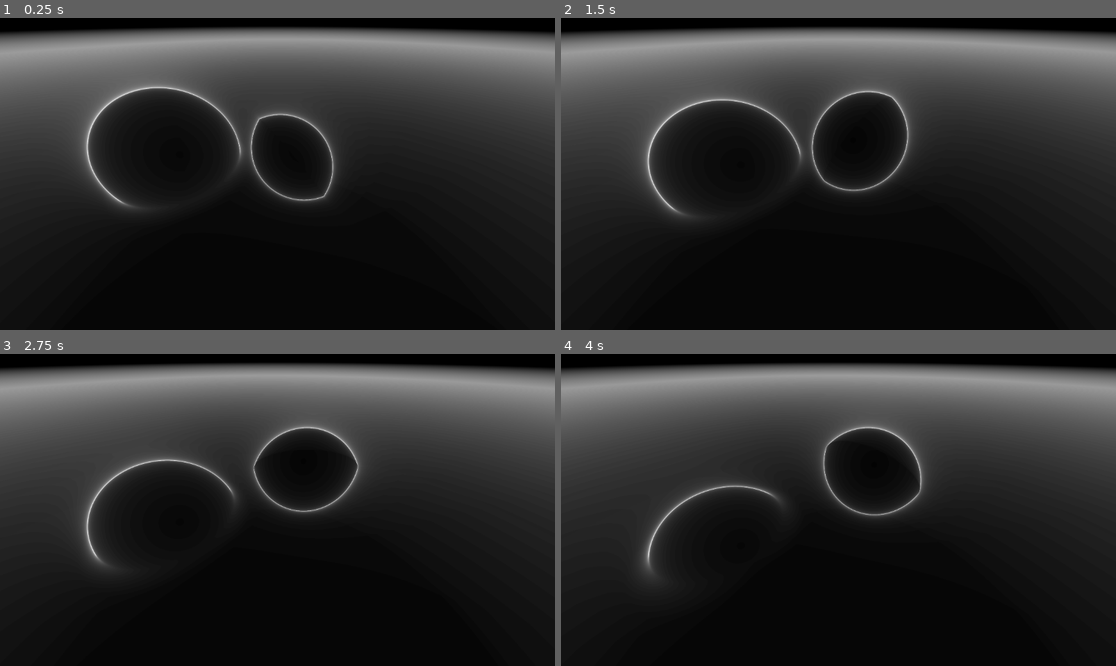
Above: before the commit, frames 1-4 (two rows, left to right).
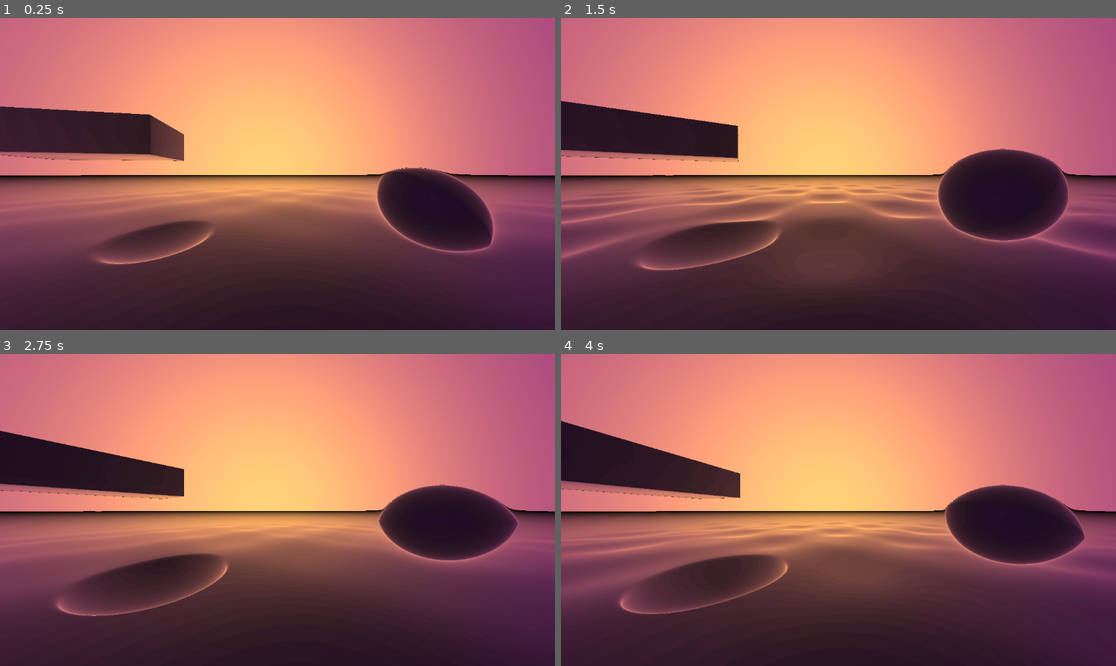
Above: after the commit, the same moments.

Repository: OfficialPixelBrush/RayMGoDot
Game: Godot game, scene res://node_3d.tscn
The game is run twice, just before and just after one commit, with the same random seed, the same clock (stepped at 60 frames per second) and the same inputs.
Inputs:
- Up to frame 1 (0.25 s): no input
- Up to frame 2 (1.5 s): no input
- Up to frame 3 (2.75 s): no input
- Up to frame 4 (4 s): no input

The runs differ from the first frame. In frame 1, 97% of the frame differs, in the area x 0-100%, y 0-100%; in frame 2, 95%; in frame 3, 96%; in frame 4, 95%.
Error after the commit: Invalid call. Nonexistent function 'get_shader_param' in base 'ShaderMaterial'. (res://game.gd:12)

Commit message:
looks cool af

Diff:
--- a/game.gd
+++ b/game.gd
@@ -1,4 +1,6 @@
 extends Node2D
+
+@onready var rayMarchScreen = $Camera2D/CanvasLayer/ColorRect
 
 # Called when the node enters the scene tree for the first time.
 func _ready():
@@ -7,4 +9,5 @@
 
 # Called every frame. 'delta' is the elapsed time since the previous frame.
 func _process(delta):
+	rayMarchScreen.material.get_shader_param("shader_parameter/cameraAngle");
 	pass
--- a/node_3d.tscn
+++ b/node_3d.tscn
@@ -5,14 +5,19 @@
 
 [sub_resource type="ShaderMaterial" id="ShaderMaterial_mwhae"]
 shader = ExtResource("1_ytxxp")
-shader_parameter/light01 = Vector3(2.29, 4.35, -4.275)
-shader_parameter/cameraPosition = Vector3(0, 0, -5)
+shader_parameter/antiAliasingLevel = 0
+shader_parameter/cameraPosition = Vector3(0, 1, -5)
+shader_parameter/cameraRotationAxis = Vector3(0, 1, 0)
+shader_parameter/cameraAngle = 0.075
 shader_parameter/cameraOffset = Vector2(0, 0)
 shader_parameter/fieldOfView = 0.0
-shader_parameter/plane2 = Vector4(0, 1, -1, -1)
-shader_parameter/bgGradient = 1.0
-shader_parameter/bg1 = Vector3(0.1, 0.1, 0.2)
-shader_parameter/bg2 = Vector3(0.455, 0.52, 0.835)
+shader_parameter/plane2 = Vector4(0, 1, 0, 0.5)
+shader_parameter/bgGradient = 0.705
+shader_parameter/bg1 = Vector3(0.535, 0.155, 0.505)
+shader_parameter/bg2 = Vector3(1.385, 1, 0.465)
+shader_parameter/skyboxAxis = Vector3(0.7, 0, 0)
+shader_parameter/skyboxAngle = 4.695
+shader_parameter/voidColor = Vector3(0.59, 0.505, 0.77)
 
 [node name="Node2D" type="Node2D"]
 script = ExtResource("1_w306i")
--- a/raymarch.gdshader
+++ b/raymarch.gdshader
@@ -1,18 +1,29 @@
 shader_type canvas_item;
 render_mode unshaded;
 
-uniform vec3 light01 = vec3(2.29, 4.35, -4.275);
-uniform vec3 cameraPosition = vec3(0.0f,0.0f,-5.0f);
+uniform int antiAliasingLevel = 0;
+uniform vec3 cameraPosition = vec3(0.0f,1.0f,-5.0f);
+uniform vec3 cameraRotationAxis = vec3(0.0f,1.0f,0.0f);
+uniform float cameraAngle = 0.0;
 uniform vec2 cameraOffset = vec2(0.0f,0.0f);
 uniform float fieldOfView = 0.0f;
-uniform vec4 plane2 = vec4(0.0, 1.0, -1.0,-1.0);
-uniform float bgGradient = 1.0f;
-uniform vec3 bg1 = vec3(0.1,0.1,0.2);
-uniform vec3 bg2 = vec3(0.455,0.52,0.835);
+uniform vec4 plane2 = vec4(0.0, 1.0, 0.0,0.5);
+uniform float bgGradient = 4.93;
+uniform vec3 bg1 = vec3(0.275,0.145,0.415);
+uniform vec3 bg2 = vec3(0.98,0.405,0.44);
+uniform vec3 skyboxAxis = vec3(0.4,0.2,0.1);
+uniform float skyboxAngle = 0.5;
+uniform vec3 voidColor = vec3(0.59,0.505,0.77);
 
 void vertex() {
 	// Called for every vertex the material is visible on.
 }
+
+vec3 rot3D(vec3 p, vec3 axis, float angle) {
+	axis = normalize(axis);
+	return mix(dot(axis,p) * axis, p, cos(angle)) + cross(axis,p) * sin(angle);
+}
+
 
 float sdfSphere(vec3 position, vec3 sphereOrigin, float radius) {
     return distance(position, sphereOrigin) - radius;
@@ -25,44 +36,63 @@
     return dot(planeXyz, position) + plane.w;
 }
 
+float sdfWavePlane(vec3 position, vec4 plane, float frequency, float amplitude, vec2 direction) {
+	// Plane equation: plane.x * x + plane.y * y + plane.z * z + plane.w = 0
+	// plane = (A, B, C, D) where (A, B, C) is the plane normal, and D is the plane constant
+	vec3 planeXyz = vec3(plane.x, plane.y, plane.z);
+	float basePlaneDistance = dot(planeXyz, position) + plane.w;
+	// Calculate the wave offset based on position
+	float waveOffset = sin(frequency * (position.x + (direction.x * TIME))) * amplitude;
+	waveOffset *= cos(frequency * (position.z + (direction.y * TIME))) * amplitude ;
+	return basePlaneDistance + waveOffset;
+}
+
 /* Compute distance to a gyroid */
 float sdfGyroid(vec3 p, float k) {
-    p = p * k + TIME;
-    return sin(p.x) * cos(p.y) + sin(p.y) * cos(p.z) + sin(p.z) * cos(p.x);
-}
-
-// From https://www.shadertoy.com/view/4sXXRN
-float dot2( in vec3 v ) { return dot(v,v); }
-float udTriangle( vec3 p, vec3 a, vec3 b, vec3 c )
-{
-  vec3 ba = b - a; vec3 pa = p - a;
-  vec3 cb = c - b; vec3 pb = p - b;
-  vec3 ac = a - c; vec3 pc = p - c;
-  vec3 nor = cross( ba, ac );
-
-  return sqrt(
-    (sign(dot(cross(ba,nor),pa)) +
-     sign(dot(cross(cb,nor),pb)) +
-     sign(dot(cross(ac,nor),pc))<2.0)
-     ?
-     min( min(
-     dot2(ba*clamp(dot(ba,pa)/dot2(ba),0.0,1.0)-pa),
-     dot2(cb*clamp(dot(cb,pb)/dot2(cb),0.0,1.0)-pb) ),
-     dot2(ac*clamp(dot(ac,pc)/dot2(ac),0.0,1.0)-pc) )
-     :
-     dot(nor,pa)*dot(nor,pa)/dot2(nor) );
-}
-
-float opUnion( float d1, float d2 ) {  return min(d1,d2); }
-
-float opSubtraction( float d1, float d2 ) { return max(d1,-d2); }
-
-float opIntersection( float d1, float d2 ) { return max(d1,d2); }
+	p = p * k + TIME;
+	return sin(p.x) * cos(p.y) + sin(p.y) * cos(p.z) + sin(p.z) * cos(p.x);
+}
+
+float sdBox( vec3 p, vec3 b, vec3 t, vec3 rotationAxis, float angle) {
+	p -= t;
+	p = rot3D(p,rotationAxis,angle);
+	vec3 q = abs(p) - b;
+	return length(max(q,0.0)) + min(max(q.x,max(q.y,q.z)),0.0);
+}
+
+float opUnion( float d1, float d2 )
+{
+    return min(d1,d2);
+}
+float opSubtraction( float d1, float d2 )
+{
+    return max(-d1,d2);
+}
+float opIntersection( float d1, float d2 )
+{
+    return max(d1,d2);
+}
+float opXor(float d1, float d2 )
+{
+    return max(min(d1,d2),-max(d1,d2));
+}
 
 float opSmoothUnion( float d1, float d2, float k )
 {
     float h = clamp( 0.5 + 0.5*(d2-d1)/k, 0.0, 1.0 );
     return mix( d2, d1, h ) - k*h*(1.0-h);
+}
+
+float opSmoothSubtraction( float d1, float d2, float k )
+{
+    float h = clamp( 0.5 - 0.5*(d2+d1)/k, 0.0, 1.0 );
+    return mix( d2, -d1, h ) + k*h*(1.0-h);
+}
+
+float opSmoothIntersection( float d1, float d2, float k )
+{
+    float h = clamp( 0.5 - 0.5*(d2-d1)/k, 0.0, 1.0 );
+    return mix( d2, d1, h ) + k*h*(1.0-h);
 }
 
 float mapTheWorld(vec3 p)
@@ -71,19 +101,18 @@
     float value2 = cos(TIME/5.0f)/20.0;
     float value3 = sin(TIME/2.0f);
     float value4 = cos(TIME/2.0f);
-    vec3 circle = vec3(0.0f+value,0.0f+value3,-1.9f+value2 );
+    vec3 circle = vec3(3.0f+value,0.0f+value3,-2.0f+value2 );
     float sphere_1 = sdfSphere(p, circle, 1.0);
-    vec3 circle2 = vec3(0.5f, 0.5f, -1.9f);
+    vec3 circle2 = vec3(3.5f, 0.5f, -2.0f);
     float sphere_2 = sdfSphere(p, circle2, 1.0);
     vec3 circle3 = vec3(-2.5f, -0.5f+value4, -1.0f);
     float sphere_3 = sdfSphere(p, circle3, 1.5);
-    vec3 triP1 = vec3(0.0, 2.0, -1.0);
-    vec3 triP2 = vec3(0.0, 0.0, -1.0);
-    vec3 triP3 = vec3(2.0, 1.0, -2.0);
-    float tri_4 = udTriangle(p, triP1, triP2, triP3);
-    float plane_5 = sdfPlane(p, plane2);
-    vec3 gyroid = vec3(-1.0f, -0.5f, 0.0f);
-    float gyroid_6 = sdfGyroid(p, 15.0f);
+    float plane_5 = sdfWavePlane(p, plane2, 1.0, 0.5*sin(TIME), vec2(1.0,1.0));
+    float plane_6 = sdfWavePlane(p, plane2, 1.211, 0.25*cos(TIME), vec2(1.0,1.0));
+    float gyroid_6 = sdfGyroid(p, 4.0f);
+	vec3 boxSize = vec3(4.0,1.0,2.0);
+	vec3 boxPos = vec3(-10.0,3.0,5);
+	float box_7 = sdBox(p, boxSize, boxPos, vec3(0.0,1.0,0.0), TIME/3.0);
     /*
     vec3 box = { 1.0, 1.0, 1.0};
     vec3 box2 = { 0.0, 0.0, 0.0};
@@ -97,7 +126,9 @@
     // fmax for itersection
     // fmin for both
     float finalDistance = opIntersection(sphere_1,sphere_2);
-	finalDistance = min(opSmoothUnion(plane_5,sphere_3,0.3), finalDistance);
+	finalDistance = min(opSmoothSubtraction(sphere_3,opSmoothIntersection(plane_6,plane_5, 0.1),0.1), finalDistance);
+	finalDistance = min(box_7, finalDistance);
+	//finalDistance = min(pryamid_8, finalDistance);
 	//finalDistance = opSmoothUnion(tri_4, finalDistance,1.0);
     //finalDistance = max(gyroid_6,finalDistance); //fmin(fmax(gyroid_6,plane_5),finalDistance);
     //finalDistance = fmin(box_7,finalDistance);
@@ -127,8 +158,13 @@
 	return a + (b - a) * t;
 }
 
+vec3 interpolateColor(vec3 color1, vec3 color2, float transitionSpeed, float factor) {
+  return mix(color1, color2, smoothstep(0.0, 1.0, transitionSpeed * factor));
+}
+
 vec3 getSkybox(vec3 rayDirection) {
-	return lerp(bg1,bg2,rayDirection.y*bgGradient);
+	rayDirection = rot3D(rayDirection, skyboxAxis, skyboxAngle);
+	return interpolateColor(bg1,bg2,rayDirection.y,bgGradient);
 }
 
 vec3 rayMarch(vec3 rayOrigin, vec3 rayDirection) {
@@ -136,15 +172,24 @@
 	float minDistance = 0.001;
 	float maxDistance = 100.0;
 	float progress = 0.0;
-	vec3 color = vec3(1.0);
+	vec3 color = getSkybox(rayDirection); //vec3(1.0);
 
 	for (int i = 0; i < numberOfSteps; ++i) {
 		vec3 currentPosition = rayOrigin + rayDirection * progress;
 		float distanceToClosest = mapTheWorld(currentPosition);
 		progress += distanceToClosest;
-		color = vec3(float(i))/float(numberOfSteps);
-		if (distanceToClosest < minDistance) { break; }
-		if (progress > maxDistance) { break; }
+		vec3 empty = vec3(float(i))/float(numberOfSteps);
+		color *= (1.0 - empty)*voidColor;
+		color += empty * getSkybox(rayDirection);
+		if (distanceToClosest < minDistance) {
+			//vec3 normal = calculateNormal(currentPosition);
+			//color *= normal;
+			//return getSkybox(rayDirection*normal);
+			break;
+		}
+		if (progress > maxDistance) {
+			return getSkybox(rayDirection);
+		}
 	}
 	color *= 1.0 - vec3(progress / maxDistance);
 	return color;
@@ -157,17 +202,27 @@
 	uv.y *= -1.0;
 	uv.x = uv.x/aspectRatio;
     vec3 rayDirection = normalize(vec3(uv,1.0f) + vec3(cameraOffset,fieldOfView));
-	vec3 offsetX = vec3(SCREEN_PIXEL_SIZE.x*1.5, 0.0, 0.0);
-	vec3 offsetY = vec3(0.0, SCREEN_PIXEL_SIZE.y*1.5, 0.0);
-
-    vec3 c1 = rayMarch(cameraPosition+offsetX+offsetY, rayDirection);
-    vec3 c2 = rayMarch(cameraPosition-offsetX+offsetY, rayDirection);
-    vec3 c3 = rayMarch(cameraPosition+offsetX-offsetY, rayDirection);
-    vec3 c4 = rayMarch(cameraPosition-offsetX-offsetY, rayDirection);
-    vec3 c = (c1+c2+c3+c4)/4.0;
-
-    //vec3 c = rayMarch(cameraPosition, rayDirection);
-
+	rayDirection = rot3D(rayDirection, cameraRotationAxis, cameraAngle);
+	vec3 c;
+
+	/*
+	if (antiAliasingLevel > 1) {
+		float fAAL = float(antiAliasingLevel);
+		float aaL = 1.0/fAAL;
+		float offset = 1.0/(fAAL*fAAL);
+		int numberOfPoints = 0;
+		for(float y = -aaL; y <= aaL; y+=offset) {
+			for(float x = -aaL; x <= aaL; x+=offset) {
+				vec3 offset = vec3(x*SCREEN_PIXEL_SIZE.x,y*SCREEN_PIXEL_SIZE.y, 0.0);
+				vec3 newPos = cameraPosition + offset;
+				c += rayMarch(newPos, rayDirection);
+				numberOfPoints++;
+			}
+		}
+	    c = c/float(numberOfPoints);
+	} else {*/
+		c = rayMarch(cameraPosition, rayDirection);
+	//}
 	// Called for every pixel the material is visible on.
 	COLOR = vec4(c, 1.0);
 }
